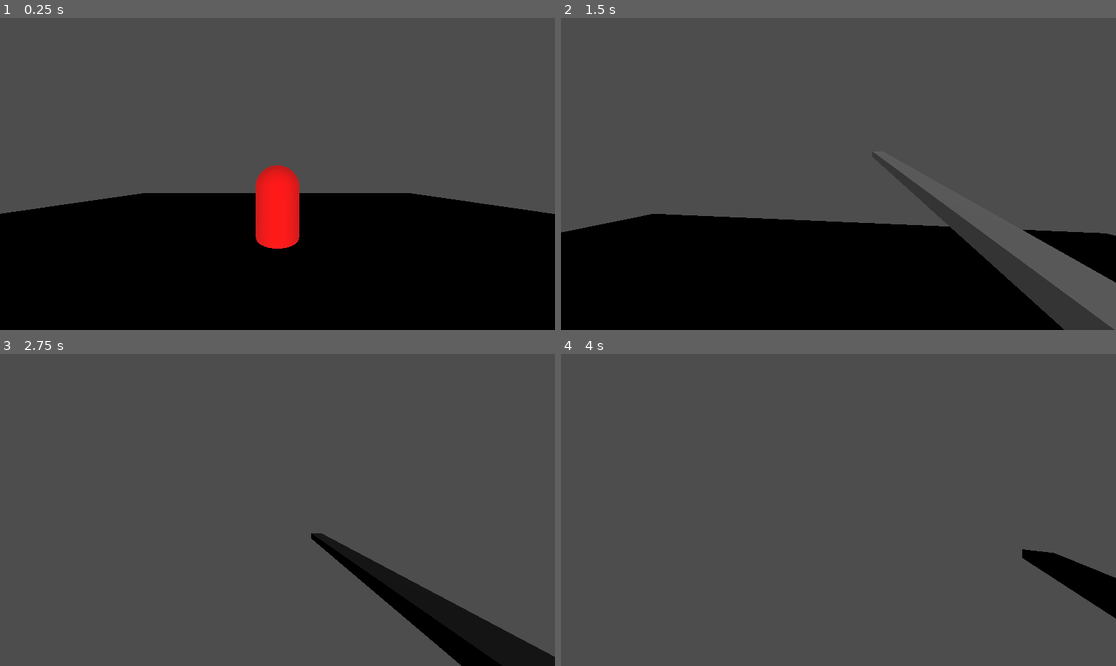
Above: before the commit, frames 1-4 (two rows, left to right).
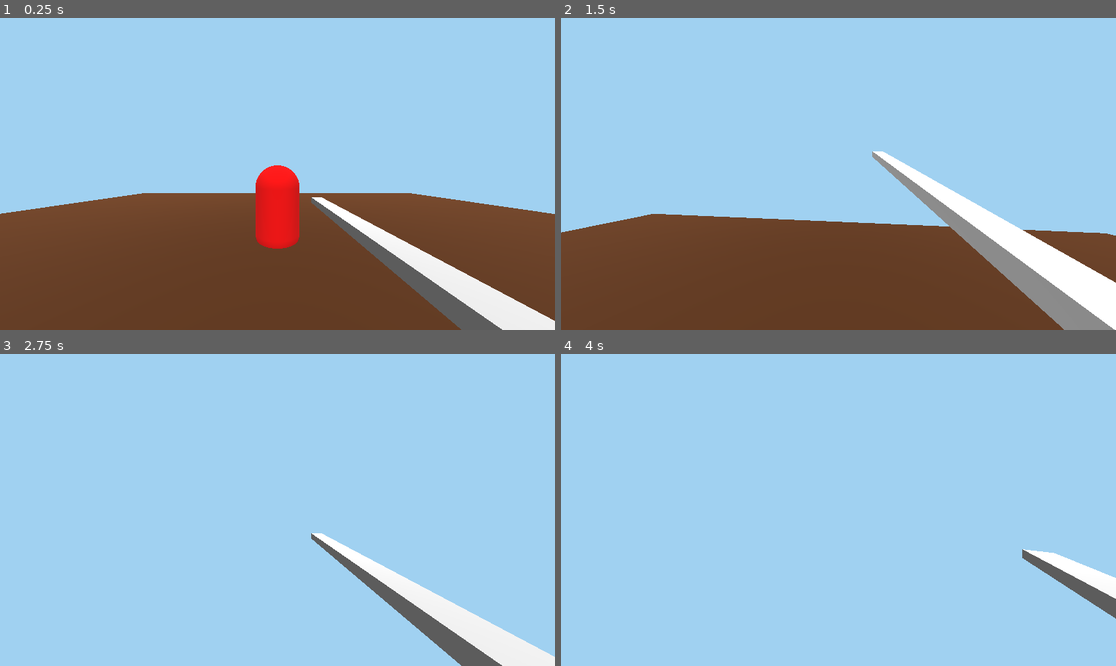
Above: after the commit, the same moments.

Repository: Rule2k/slasher
Game: Godot game, scene res://scenes/main/Main.tscn
Two runs of this game, one before a commit and one after it. Both use one fixed random seed, a clock stepped at 60 frames per second and the inputs below.
Inputs (mouse positions are in pixels of both pictures, inside the frame that each line leads up to):
- Up to frame 1 (0.25 s): no input
- Up to frame 2 (1.5 s): tap Enter at 0.5 s; move the mouse to (866, 174) at 0.52 s; hold W (move_forward) from 0.53 s (still down); click (866, 174) at 0.6 s; tap Space (jump) at 0.77 s; move the mouse to (810, 174) at 1.27 s; tap Q (attack_overhead) at 1.35 s
- Up to frame 3 (2.75 s): keep holding W (move_forward); tap Space (jump) at 1.52 s; move the mouse to (288, 503) at 2.02 s; right-click (288, 503) at 2.1 s
- Up to frame 4 (4 s): keep holding W (move_forward); move the mouse to (832, 516) at 2.77 s; tap E (attack_stab) at 2.85 s; tap Space (jump) at 3.02, 3.77 s; move the mouse to (877, 513) at 3.52 s; click (877, 513) at 3.6 s

The runs differ from the first frame. In frame 1, 98% of the frame differs, in the area x 0-100%, y 0-100%; in frame 2, 100%; in frame 3, 100%; in frame 4, 100%.

Commit message:
style: improve scene lighting and visibility
- DirectionalLight3D energy and angle adjusted
- WorldEnvironment with ambient light
- Weapon and floor materials for better contrast

Diff:
--- a/scenes/main/Main.tscn
+++ b/scenes/main/Main.tscn
@@ -20,6 +20,9 @@
 [sub_resource type="BoxMesh" id="BoxMesh_u1xfj"]
 size = Vector3(20, 1, 20)
 
+[sub_resource type="StandardMaterial3D" id="StandardMaterial3D_2tpxt"]
+albedo_color = Color(0.40683696, 0.22814617, 0.10009668, 1)
+
 [sub_resource type="CapsuleShape3D" id="CapsuleShape3D_nha0i"]
 radius = 0.4
 
@@ -28,6 +31,8 @@
 
 [sub_resource type="BoxMesh" id="BoxMesh_weapon"]
 size = Vector3(0.08, 0.04, 1.2)
+
+[sub_resource type="StandardMaterial3D" id="StandardMaterial3D_jsdfw"]
 
 [sub_resource type="BoxShape3D" id="BoxShape3D_hitbox"]
 size = Vector3(0.12, 0.08, 1.2)
@@ -262,10 +267,17 @@
 [sub_resource type="StandardMaterial3D" id="StandardMaterial3D_u1xfj"]
 albedo_color = Color(1, 0, 0, 1)
 
+[sub_resource type="Environment" id="Environment_jsdfw"]
+background_mode = 1
+background_color = Color(0.6270878, 0.8193708, 0.9462498, 1)
+ambient_light_source = 2
+ambient_light_color = Color(0.5019608, 0.5019608, 0.5019608, 1)
+ambient_light_energy = 0.5
+
 [node name="Main" type="Node3D" unique_id=279406562]
 
 [node name="DirectionalLight3D" type="DirectionalLight3D" parent="." unique_id=2042356929]
-transform = Transform3D(1, 0, 0, 0, 1, 0, 0, 0, 1, 0, 5, 0)
+transform = Transform3D(1, 0, 0, 0, 0.70710677, 0.70710677, 0, -0.70710677, 0.70710677, 0, 10, 0)
 
 [node name="Floor" type="StaticBody3D" parent="." unique_id=993618197]
 transform = Transform3D(1, 0, 0, 0, 1, 0, 0, 0, 1, 0, -0.5, 0)
@@ -276,6 +288,7 @@
 [node name="MeshInstance3D" type="MeshInstance3D" parent="Floor" unique_id=1139481814]
 transform = Transform3D(1, 0, 0, 0, 1, 0, 0, 0, 1, -0.037448466, 0.3617488, 0.03692782)
 mesh = SubResource("BoxMesh_u1xfj")
+surface_material_override/0 = SubResource("StandardMaterial3D_2tpxt")
 
 [node name="Player" type="CharacterBody3D" parent="." unique_id=1819268303]
 transform = Transform3D(1, 0, 0, 0, 1, 0, 0, 0, 1, 0, 1, 0)
@@ -301,6 +314,7 @@
 
 [node name="WeaponMesh" type="MeshInstance3D" parent="Player/Head/WeaponPivot/Weapon" unique_id=111111003]
 mesh = SubResource("BoxMesh_weapon")
+surface_material_override/0 = SubResource("StandardMaterial3D_jsdfw")
 
 [node name="HitBox" type="Area3D" parent="Player/Head/WeaponPivot/Weapon" unique_id=111111004]
 monitoring = false
@@ -338,3 +352,6 @@
 [node name="MeshInstance3D" type="MeshInstance3D" parent="Dummy" unique_id=1030083241]
 mesh = SubResource("CapsuleMesh_nha0i")
 surface_material_override/0 = SubResource("StandardMaterial3D_u1xfj")
+
+[node name="WorldEnvironment" type="WorldEnvironment" parent="." unique_id=580060490]
+environment = SubResource("Environment_jsdfw")
Not shown, added: data/attacks/Enregistrement de l’écran 2026-03-20 à 14.22.07.mov
